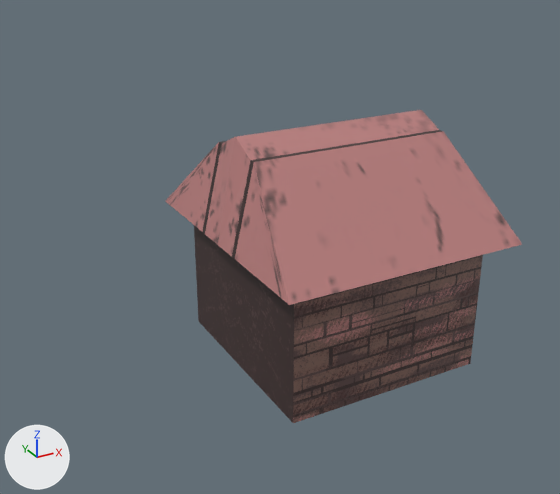
The Blender file assets/blender/building3.blend: old version first, new version second.
Rendered twice from a camera (50 mm lens) standing at (-3.78, -5.85, 3.11) and looking at (-0.65, -0.15, 0.26). Lighting does not change. The marker at lower left points along +X, +Y and +Z. The first picture is the older version.
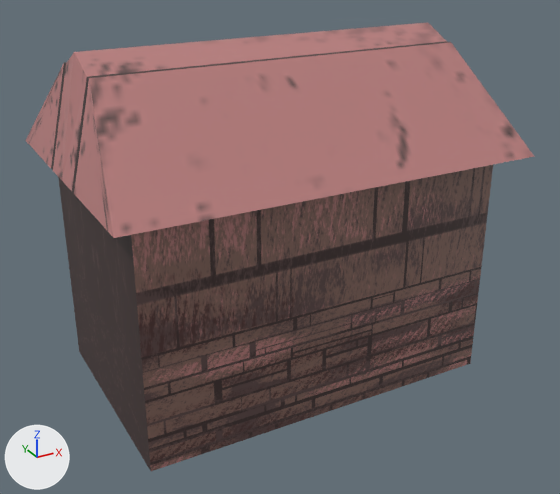
What differs and where, as boxes (x1, y1, x2, y2) in the pictures (560 x 494 px; the box of a moved part takes in the faces that stretch with it):
'Cube', reshaped (42% wider, 43% taller): before (165, 110, 522, 423); after (26, 23, 535, 471)
part 1 of me_cube, moved or reshaped: before (194, 231, 482, 423); after (68, 256, 482, 471)
part 2 of me_cube, moved or reshaped: before (165, 137, 294, 315); after (26, 53, 141, 355)
part 3 of me_cube, moved or reshaped: before (220, 110, 522, 315); after (64, 23, 535, 356)

Edits to the bpy script that builds the scene:
```text
Change me_cube:
    used by ob_cube; location = (0.0, 0.0, 1.969); scale = (1.0, 1.0, 2.05)
    remove me_cube.from_pydata(...)  # 98 vertices, 97 faces; spans x -1.2..1.21, y -1.3..1.3, z -1.45..-0.32
    add me_cube.from_pydata(...)  # 98 vertices, 97 faces; spans x -2.5..1.21, y -1.3..1.3, z -1.45..0.07
    me_cube part 1: all 21 vertices in x -1.0, y -1.03..1.03, z -1.45..-0.93 are moved by (-1.3, 0.0, 0.0)
    me_cube part 2: all 21 vertices in x -1.2..-1.0, y -1.3..1.3, z -0.81..-0.32 are moved by (-1.3, 0.0, 0.4)
    me_cube part 3: all 21 vertices in x 1.0..1.21, y -1.3..1.3, z -0.81..-0.32 are moved by (0.0, 0.0, 0.4)
```
